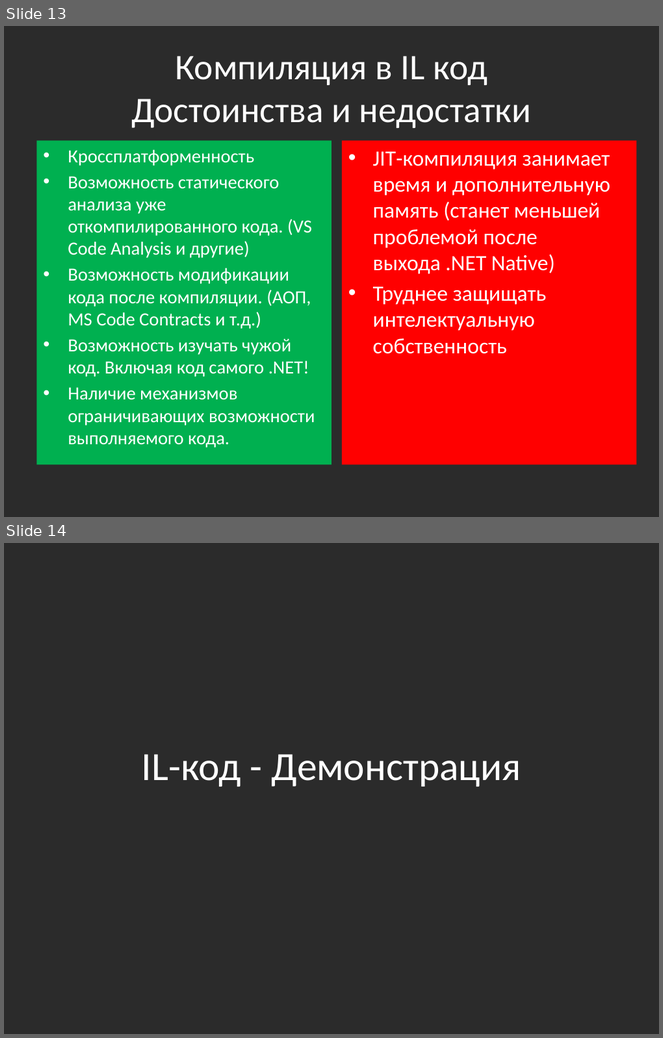
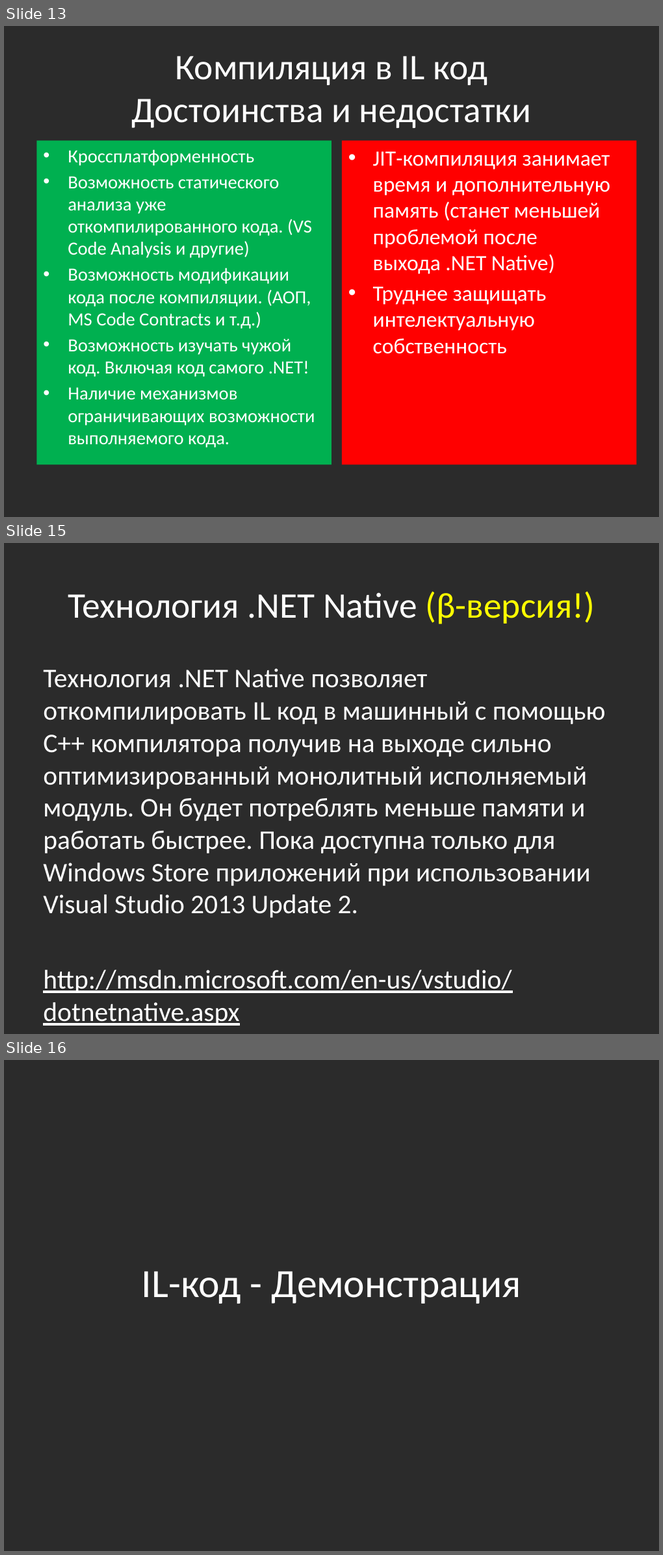
Before and after one commit to bazile/Training, a slide deck: Presentation/lesson-07-reflection.pptx. Shown one above the other, each under a label of ours: slides 13 and 14 before the commit, slides 13, 15 and 16 after it; the slides between them are not shown. The pictures are 663x1038 and 663x1555 pixels, drawn with LibreOffice and Linux fonts; fonts in the diff are those of the drawing; background and template pictures are left out; a plain dark background stands for a picture behind light text. Boxes give left, top, right and bottom in pixels: in the first picture for what was removed or moved away, otherwise in the second. Text is boxed around its words. In the diff, an @@ line names an element or a change of style, - is before the commit and + after.

Commit message:
Ngen.exe & .NET Native

```diff
--- a/Presentation/lesson-07-reflection.pptx
+++ b/Presentation/lesson-07-reflection.pptx
@@ slide 15 added at (x1=4, y1=543, x2=659, y2=1034), background picture (left out) @@
@@ title added at (x1=68, y1=591, x2=596, y2=624), 39.6 pt, text #FFFFFF @@
+Технология .NET Native (β-версия!)
@@ text added at (x1=43, y1=668, x2=606, y2=993), 29.6 pt, text #FFFFFF @@
+Технология .NET Native позволяет откомпилировать IL код в машинный с помощью C++ компилятора получив на выходе сильно оптимизированный монолитный исполняемый модуль. Он будет потреблять меньше памяти и работать быстрее. Пока доступна только для Windows Store приложений при использовании Visual Studio 2013 Update 2.
+http://msdn.microsoft.com/en-us/vstudio/dotnetnative.aspx
@@ what was slide 14 is now slide 16 @@
```
Also in this commit, not shown: 1 other slide added.
